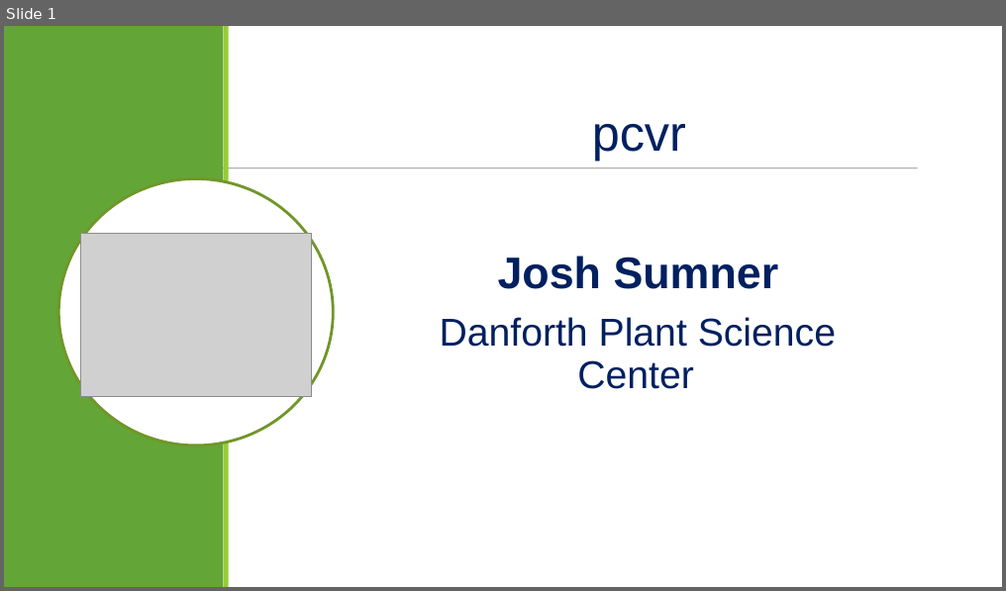
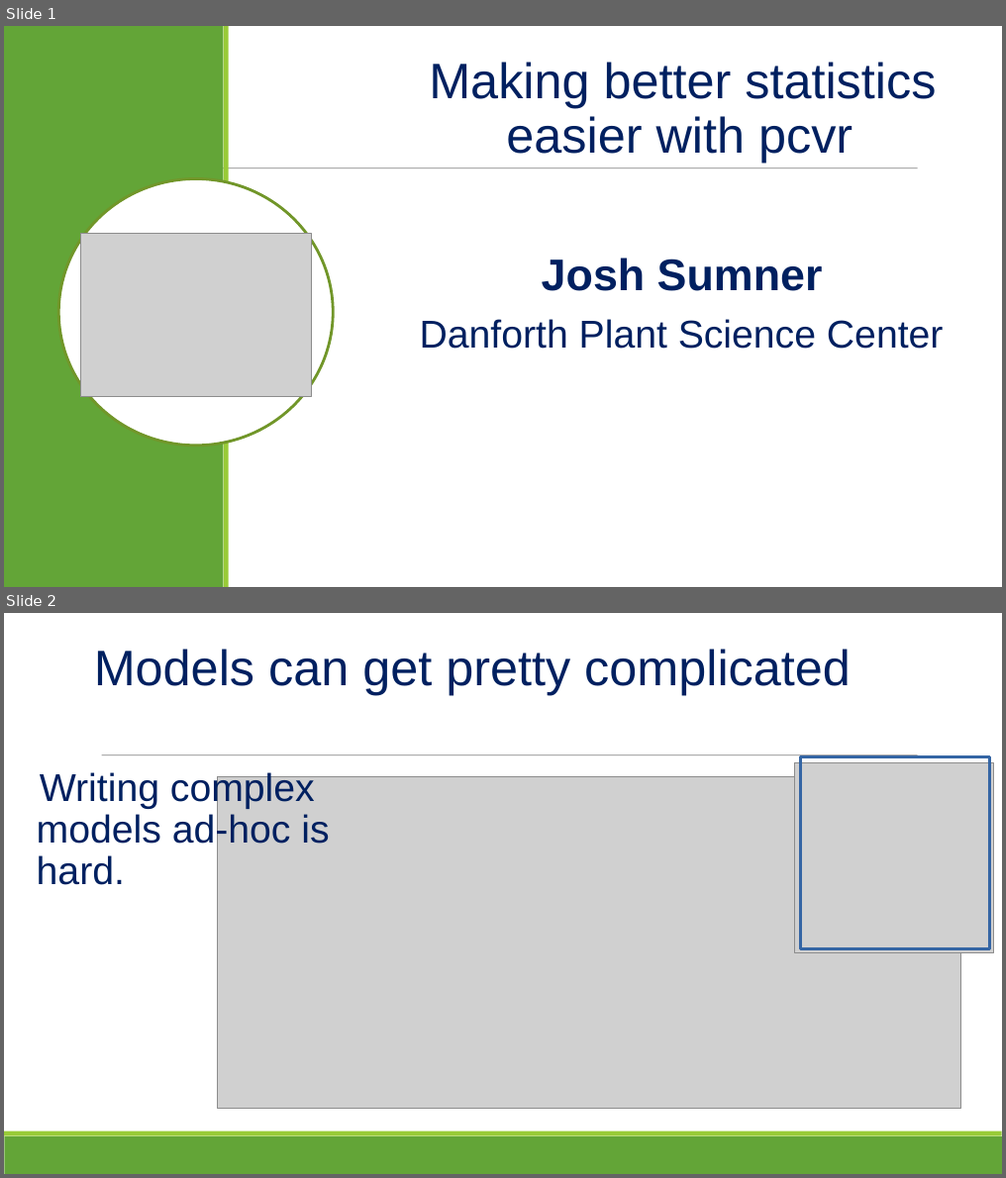
Before and after one commit to danforthcenter/pcvr, a slide deck: papers/nappn_2024/2024-NAPPN-jsumner-lightning.pptx. Shown one above the other, each under a label of ours: slide 1 before the commit, slides 1 and 2 after it. The pictures are 1006x591 and 1006x1178 pixels, drawn with LibreOffice and Linux fonts; fonts in the diff are those of the drawing; grey boxes stand for pictures. Boxes give left, top, right and bottom in pixels: in the first picture for what was removed or moved away, otherwise in the second. Text is boxed around its words. In the diff, an @@ line names an element or a change of style, - is before the commit and + after.

```diff
--- a/papers/nappn_2024/2024-NAPPN-jsumner-lightning.pptx
+++ b/papers/nappn_2024/2024-NAPPN-jsumner-lightning.pptx
@@ slide 2 added at bbox=[4, 613, 1002, 1174], background #FFFFFF; not listed: 1 template element that a slide beside it also shows @@
@@ text added at bbox=[94, 649, 850, 695], 36 pt, text #002060 @@
+  Models can get pretty complicated
@@ rectangle added at bbox=[800, 757, 990, 950], outline #3465A4 2.3 pt @@
@@ text added at bbox=[37, 770, 329, 885], 28 pt, text #002060 @@
+  Writing complex models ad-hoc is hard.
@@ picture added at bbox=[218, 776, 961, 1108] @@
@@ picture added at bbox=[794, 762, 994, 954] @@
@@ rectangle added at bbox=[4, 1137, 1002, 1173], fill #63A537 @@
@@ rectangle added at bbox=[4, 1132, 1002, 1137], fill #99CB38 @@
@@ slide 1 changed as well @@
@@ text "Making better statistics easier with ...": place and size @@
-text "Making better statistics easier with ..." at bbox=[440, 124, 836, 389]
+text "Making better statistics easier with ..." at bbox=[420, 62, 944, 349]
@@ text at bbox=[429, 62, 936, 163]: text changed @@
-  pcvr
+  Making better statistics easier with pcvr
```
Also in this commit, not shown: 1 other slide added, 2 slides removed, 2 other files.
